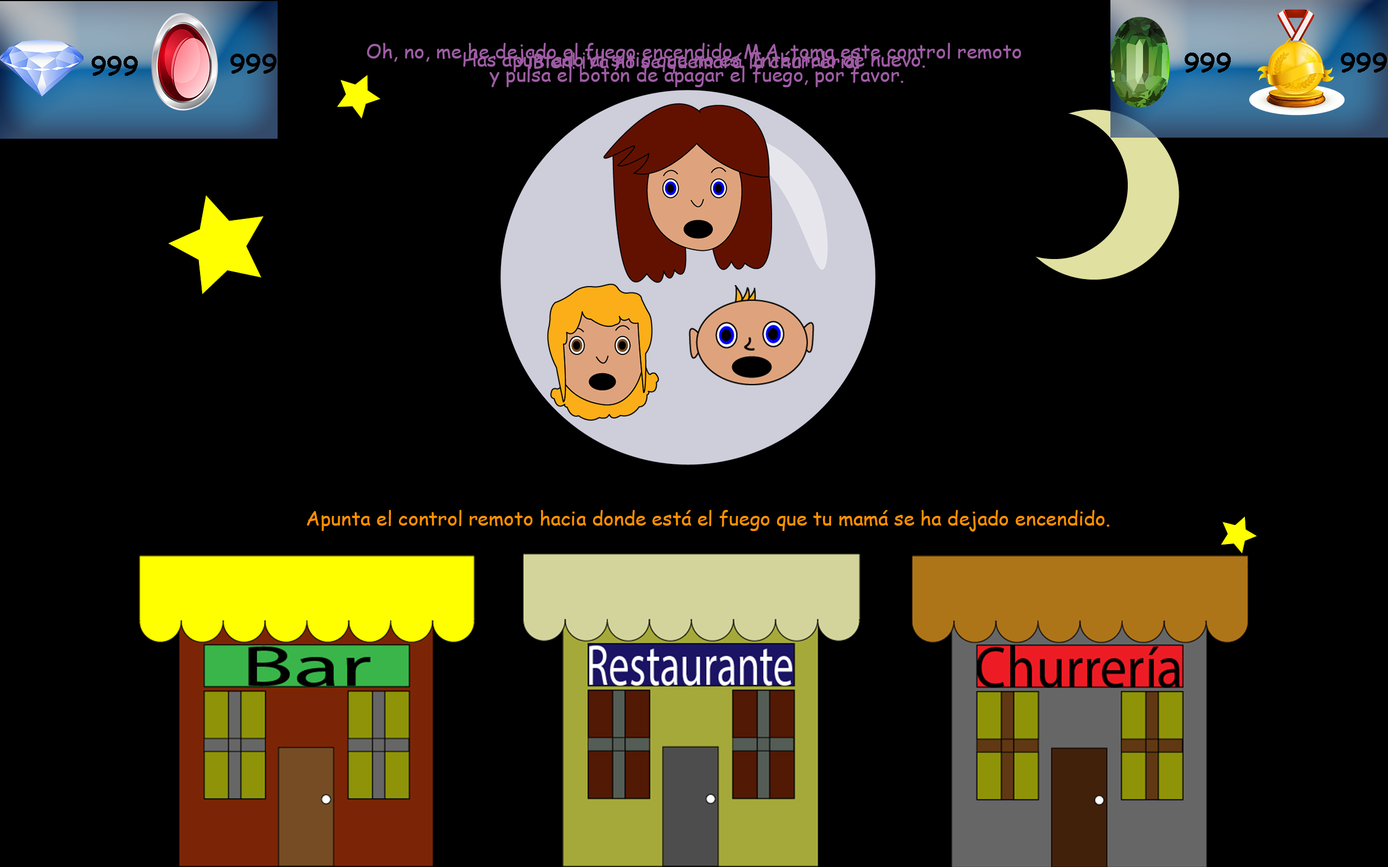
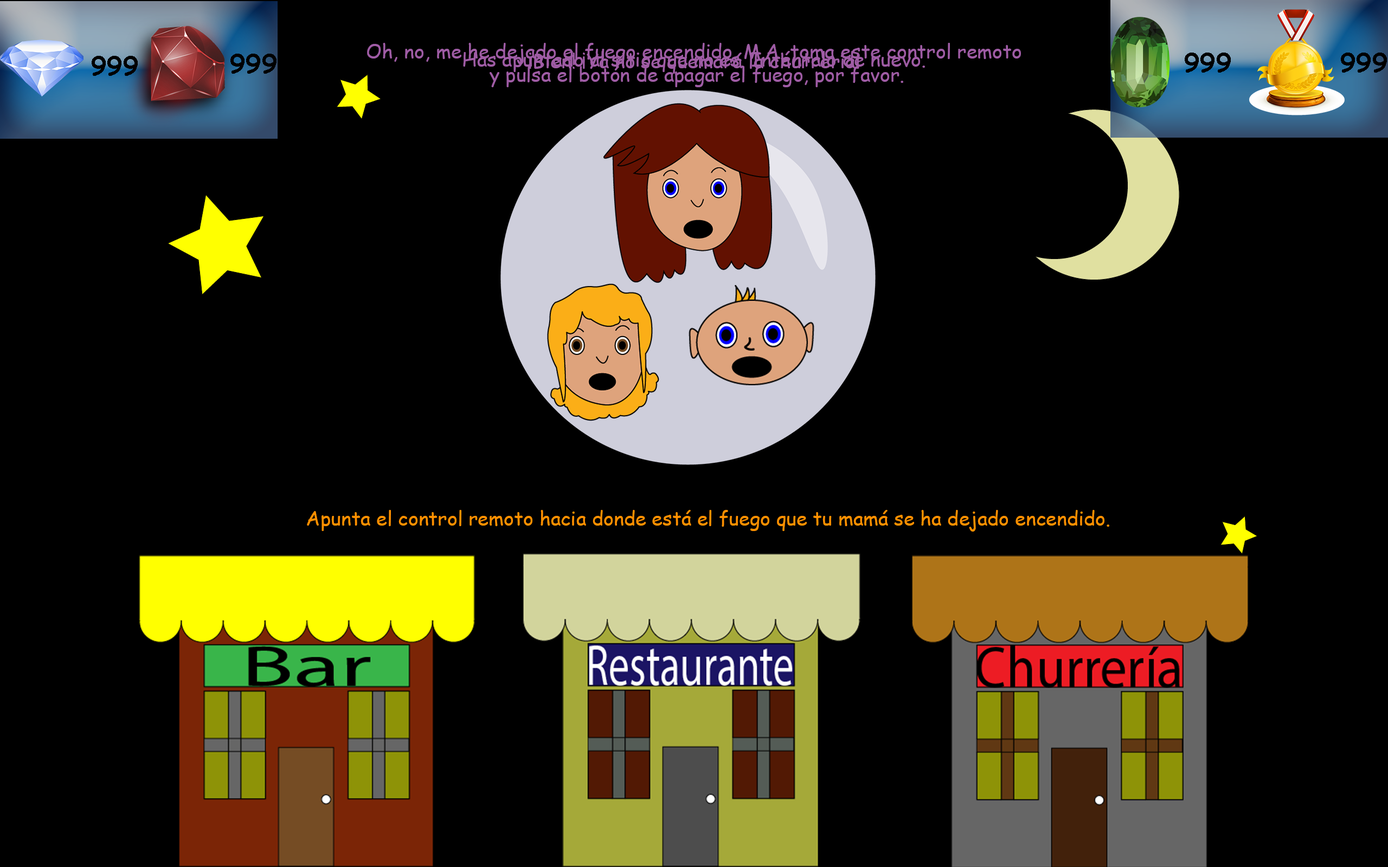
Two versions of the same layered image (1388 × 867). Layer-by-layer changes:
renamed "kwkRubi" to "kwkruby", painted on it over [left=124, top=13, right=236, bottom=127]
